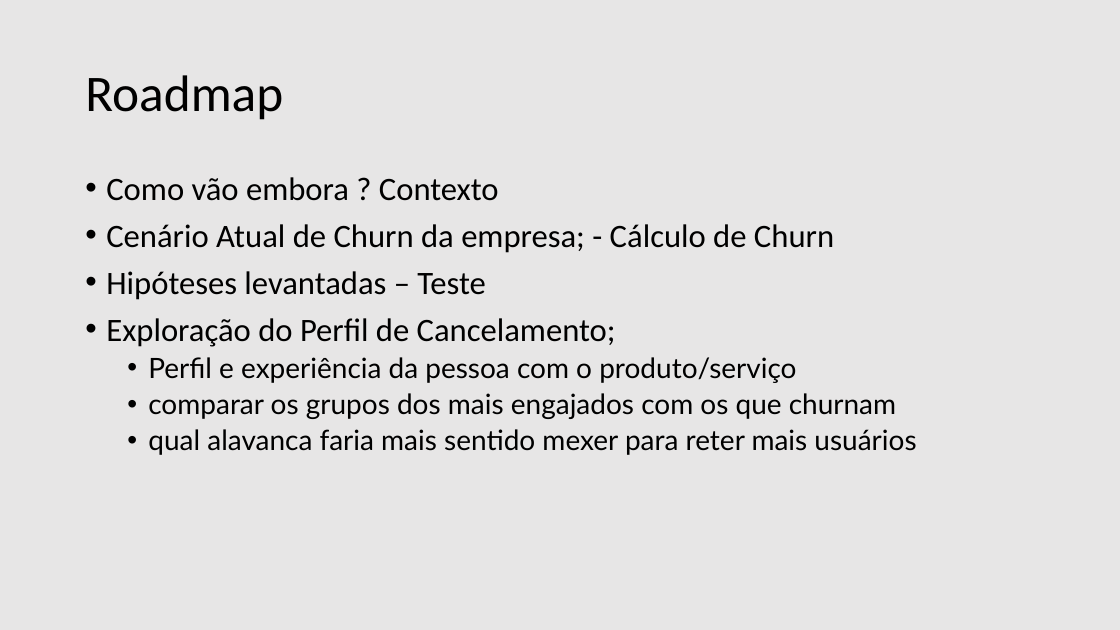
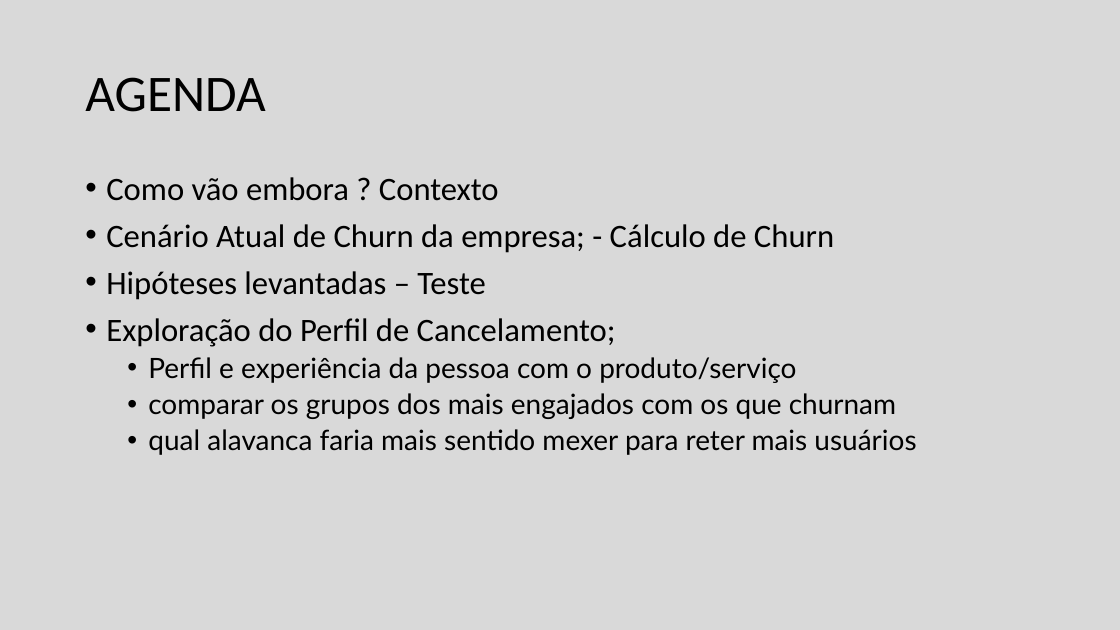
Before and after one commit to filipeaguiarrod/Fluke-Case, a slide deck: slide 2 of Churn_Case.pptx. Drawn at 1120x630 pixels with LibreOffice and Linux fonts; fonts in the diff are those of the drawing. Boxes give left, top, right and bottom in pixels: in the first picture for what was removed or moved away, otherwise in the second. Text is boxed around its words. In the diff, an @@ line names an element or a change of style, - is before the commit and + after.

```diff
--- a/Churn_Case.pptx
+++ b/Churn_Case.pptx
@@ background #E7E6E6 to #D9D9D9 @@
@@ title at <box>85,77,265,112</box>: text changed @@
-Roadmap
+AGENDA
```
Also in this commit, not shown: 8 other slides changed, 5 other files.
